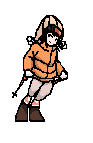
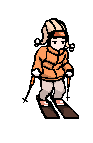
Before/after of a 93 x 143 layered artwork. What changed in the layer stack:
renamed "图层 4" to "图层 5", painted on it over [12, 15, 79, 122]
renamed "图层 4" to "图层 3", painted on it over [12, 15, 79, 122]
